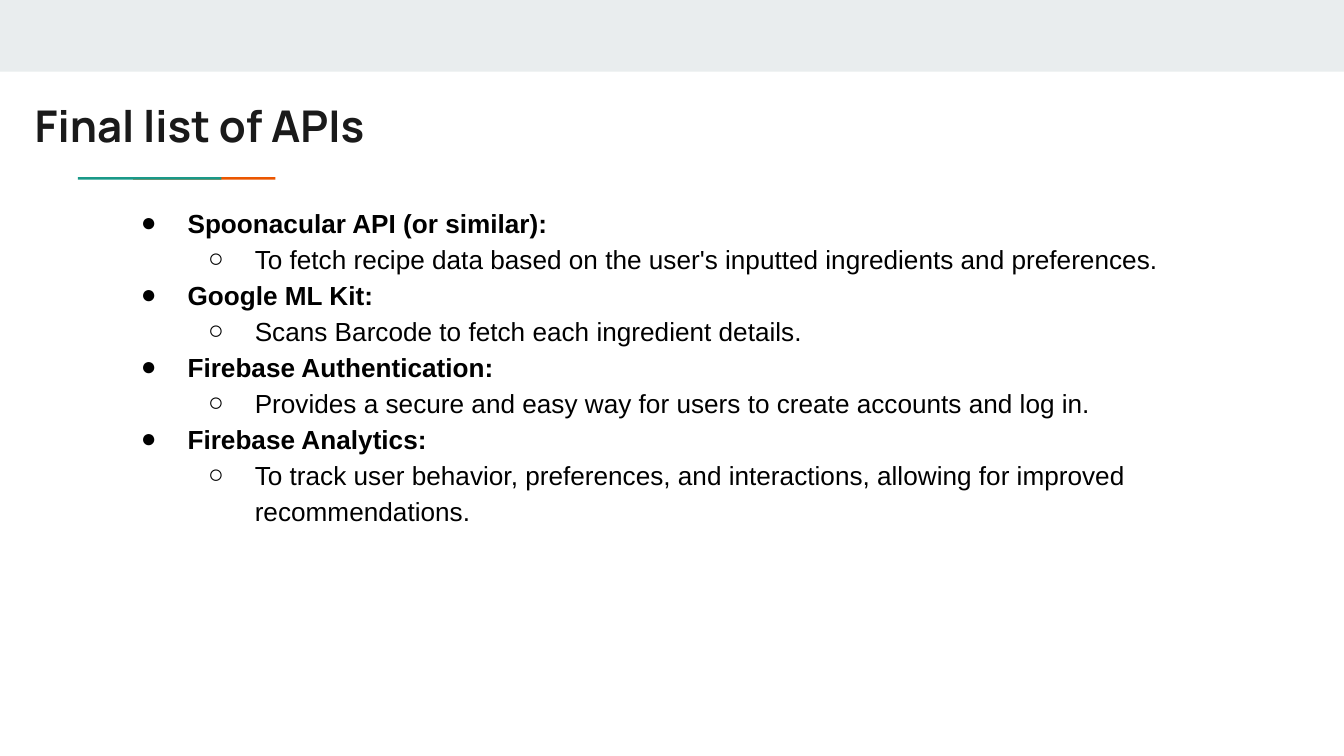
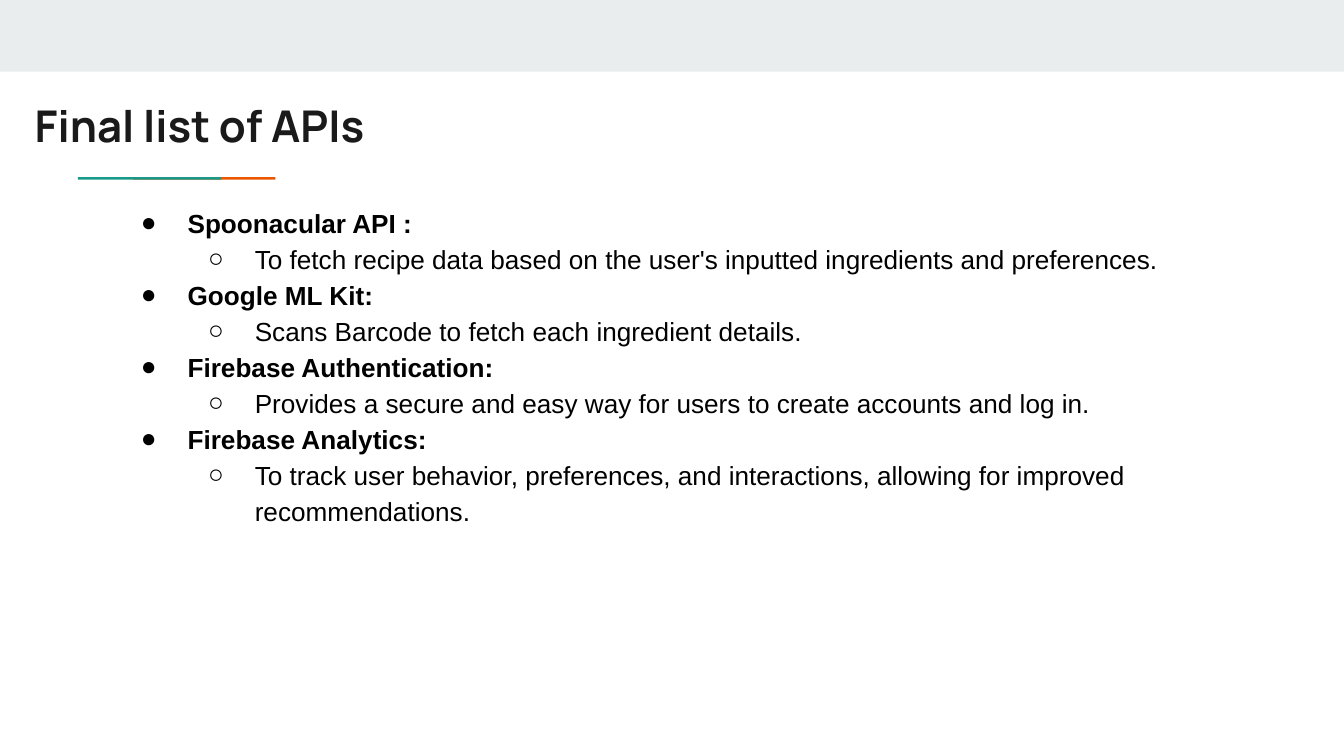
Before and after one commit to NullPointer-coder/Chengkai-Jingbo-JK-FinalProjectSprint1, a slide deck: slide 3 of Project update - Sprint 1 Team JK.pptx. Drawn at 1344x756 pixels with LibreOffice and Linux fonts; fonts in the diff are those of the drawing. Boxes give left, top, right and bottom in pixels: in the first picture for what was removed or moved away, otherwise in the second. Text is boxed around its words. In the diff, an @@ line names an element or a change of style, - is before the commit and + after.

Commit message:
upload ppt

```diff
--- a/Project update - Sprint 1 Team JK.pptx
+++ b/Project update - Sprint 1 Team JK.pptx
@@ text at (x1=188, y1=214, x2=396, y2=238): text changed @@
-● Spoonacular API (or similar):
+● Spoonacular API :
```
Also in this commit, not shown: 1 other slide changed, 1 slide added, 1 other file.
